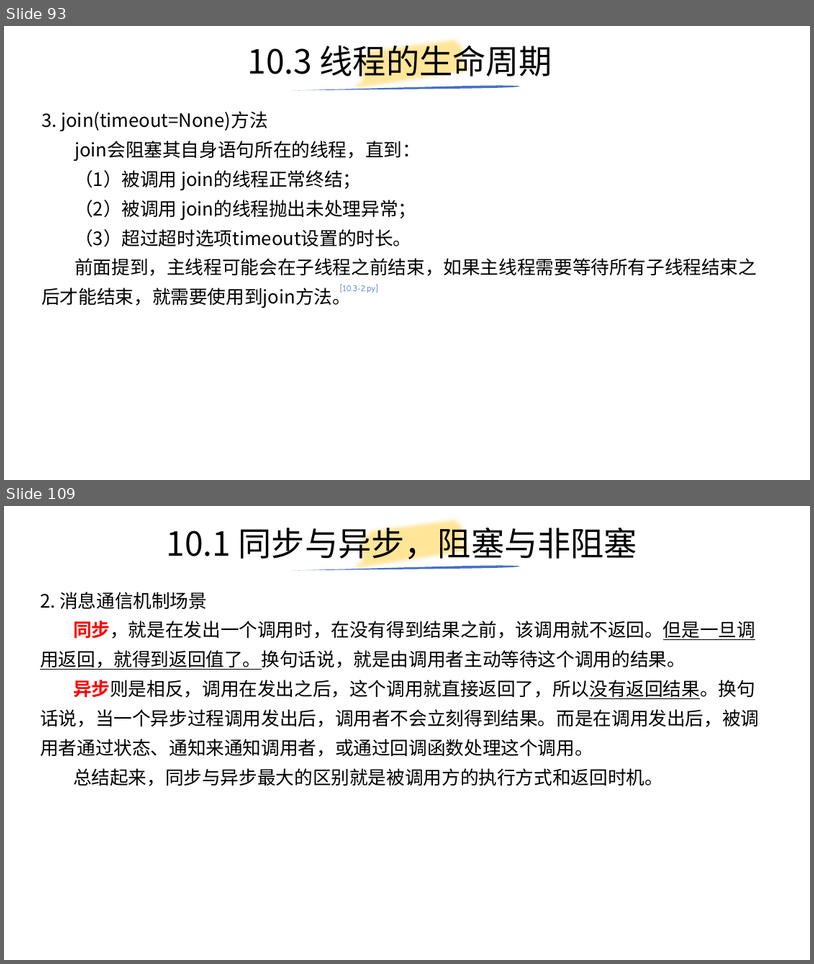
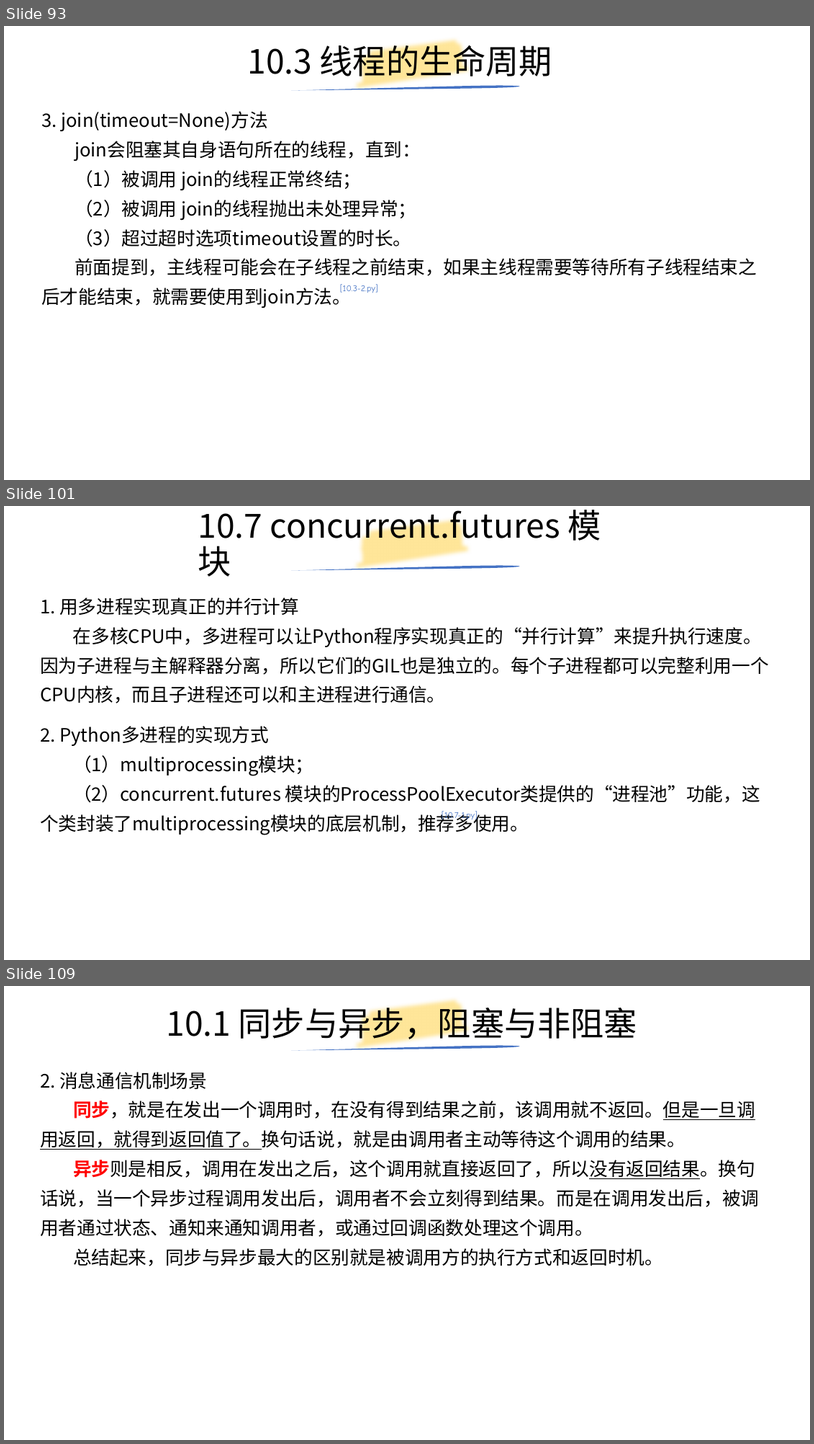
Before and after one commit to yiwenliu/CorePython, a slide deck: PPT/CorePython.pptx. Shown one above the other, each under a label of ours: slides 93 and 109 before the commit, slides 93, 101 and 109 after it; the slides between them are not shown. The pictures are 814x964 and 814x1444 pixels, drawn with LibreOffice and Linux fonts; fonts in the diff are those of the drawing. Boxes give left, top, right and bottom in pixels: in the first picture for what was removed or moved away, otherwise in the second. Text is boxed around its words. In the diff, an @@ line names an element or a change of style, - is before the commit and + after.

```diff
--- a/PPT/CorePython.pptx
+++ b/PPT/CorePython.pptx
@@ slide 101 added at [4, 506, 810, 960], background #FFFFFF @@
@@ title added at [198, 510, 601, 577], 39.6 pt, text #000000 @@
+10.7 concurrent.futures 模块
@@ freeform shape added at [352, 506, 476, 586], outline #FFE699 16 pt @@
@@ freeform shape added at [291, 565, 520, 570], fill #4472C4 @@
@@ text added at [40, 597, 769, 703], 22 pt, text #000000 @@
+1. 用多进程实现真正的并行计算
+在多核CPU中，多进程可以让Python程序实现真正的“并行计算”来提升执行速度。因为子进程与主解释器分离，所以它们的GIL也是独立的。每个子进程都可以完整利用一个CPU内核，而且子进程还可以和主进程进行通信。
@@ text added at [40, 726, 761, 835], 22 pt, text #000000 @@
+2. Python多进程的实现方式
+（1）multiprocessing模块；
+（2）concurrent.futures 模块的ProcessPoolExecutor类提供的“进程池”功能，这个类封装了multiprocessing模块的底层机制，推荐多使用。
@@ text added at [442, 811, 478, 821], 18 pt, text #4472C4 @@
+[10.7-1.py]
```
Also in this commit, not shown: 24 slides changed, 4 other slides added, 5 slides removed, 12 other files.
